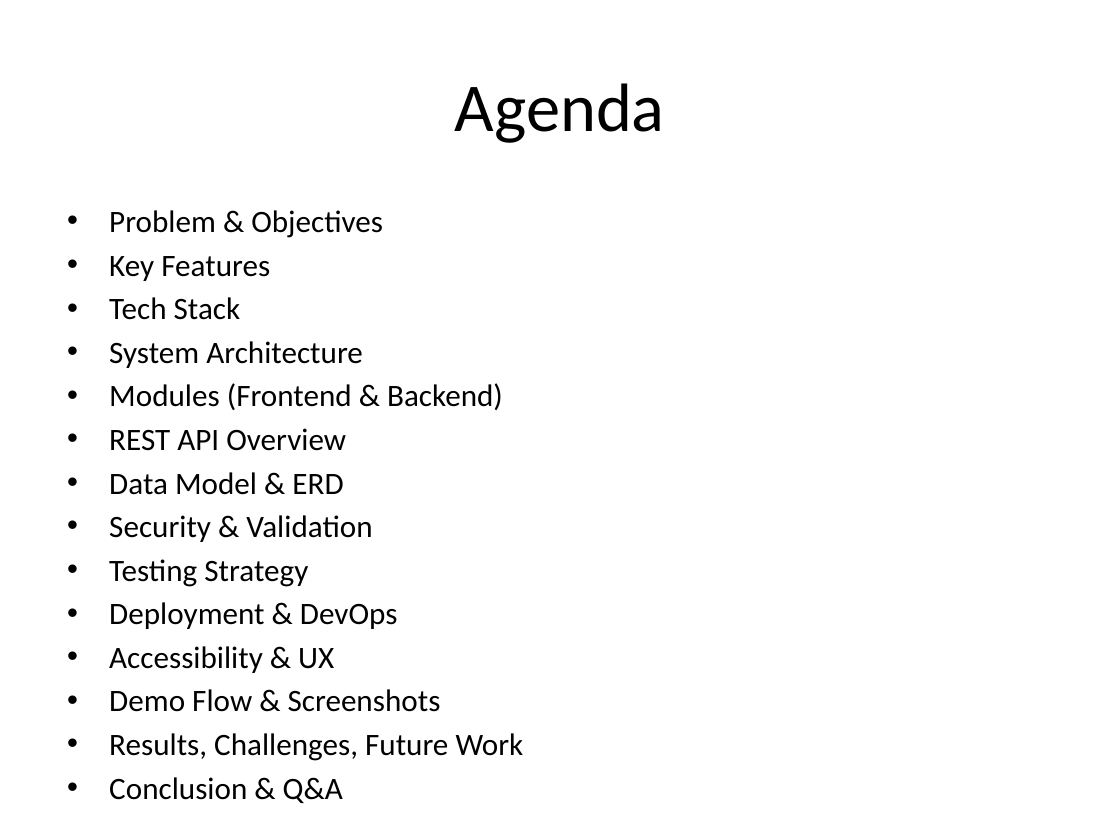
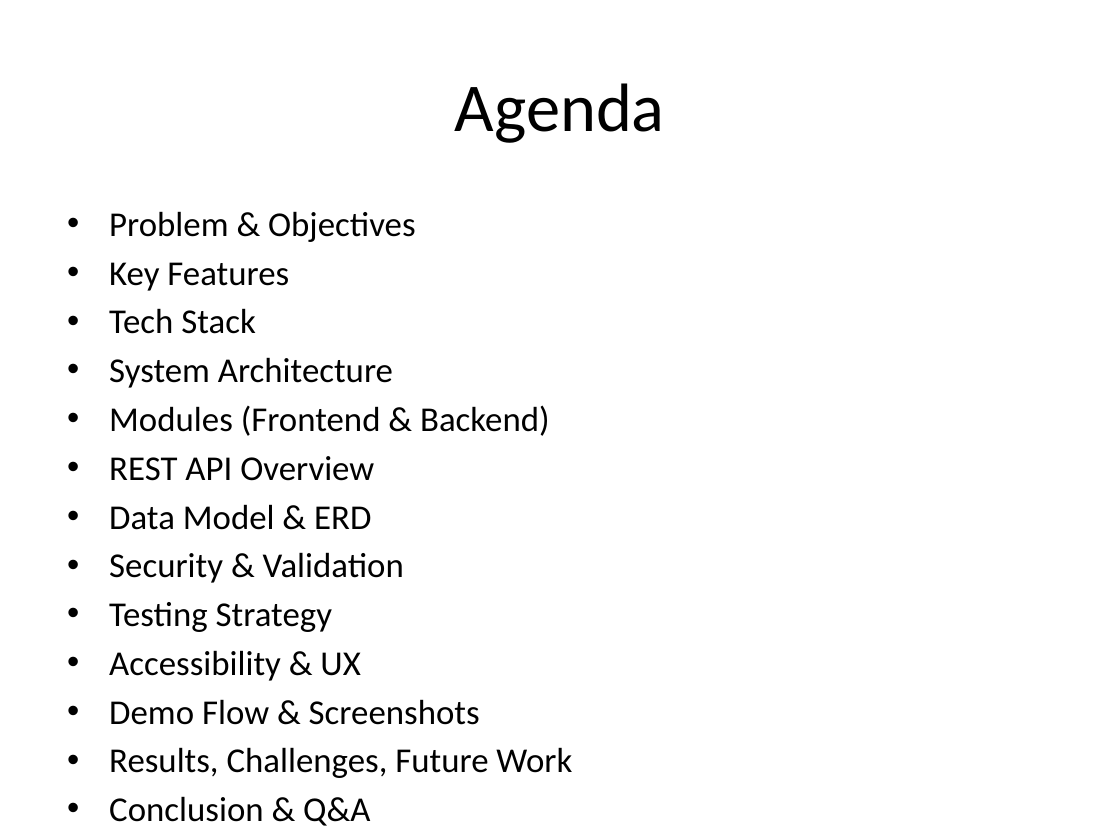
Before and after one commit to Ankit-Dwivedi-code/Wipro-Nga-Capstone_DoConnect_DotnetCore_Angular, a slide deck: slide 2 of DoConnect_AnkitDwivedi_Presentation.pptx. Drawn at 1120x840 pixels with LibreOffice and Linux fonts; fonts in the diff are those of the drawing. Boxes give left, top, right and bottom in pixels: in the first picture for what was removed or moved away, otherwise in the second. Text is boxed around its words. In the diff, an @@ line names an element or a change of style, - is before the commit and + after.

```diff
--- a/DoConnect_AnkitDwivedi_Presentation.pptx
+++ b/DoConnect_AnkitDwivedi_Presentation.pptx
@@ text "Problem & Objectives" at (x1=109, y1=211, x2=572, y2=826): size 20 to 22.4 pt @@
@@ text at (x1=109, y1=602, x2=398, y2=629): paragraph removed @@
-• Deployment & DevOps
```
Also in this commit, not shown: 1 slide added, 1 slide removed, 14 other files.
